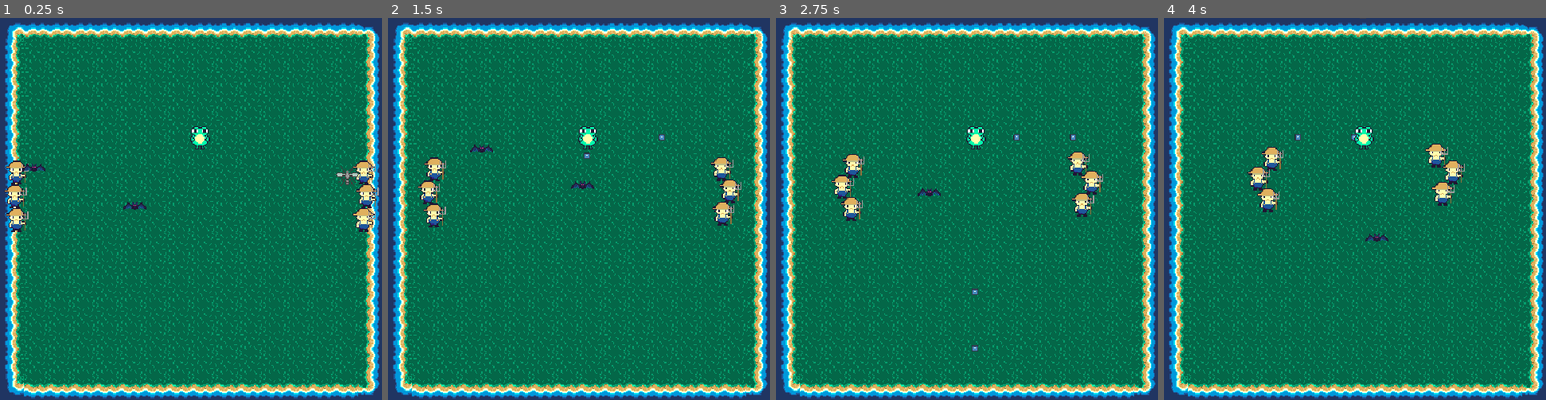
Above: before the commit, frames 1-4 (left to right).
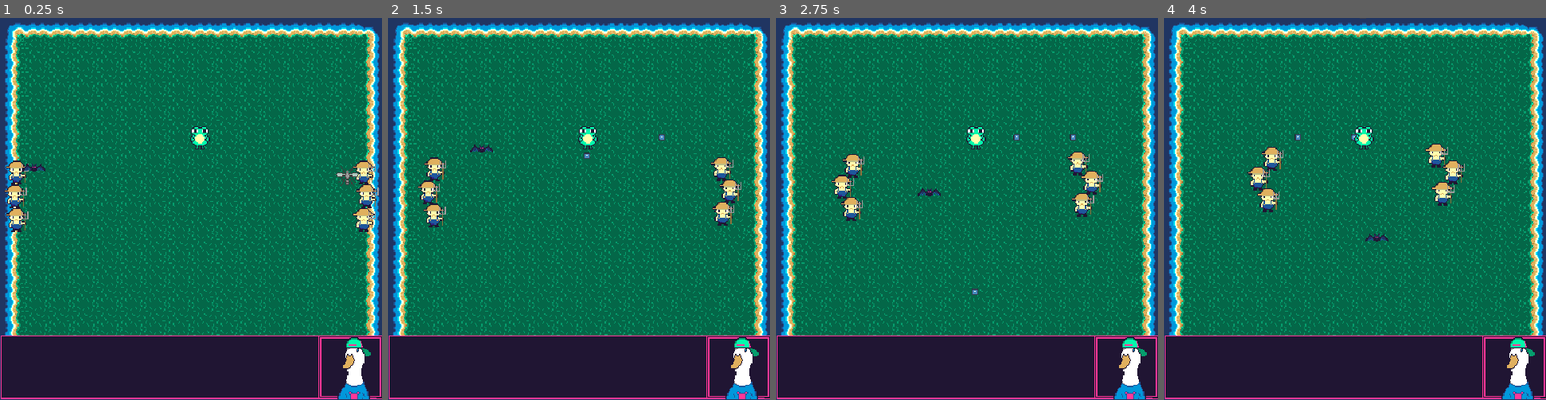
Above: after the commit, the same moments.

Repository: FelixJons/gdtv-jam-2023
Game: Godot game, scene res://game/game_world.tscn
Two runs of this game, one before a commit and one after it. Both use one fixed random seed, a clock stepped at 60 frames per second and the inputs below. The engine's default icon, where the game draws it, is replaced by a stand-in: a white triangle on a blue panel in a dark square.
Inputs:
- Up to frame 1 (0.25 s): no input
- Up to frame 2 (1.5 s): hold Right (fire_right) 0.53-1.28 s; tap Space (item) at 0.6, 1.35 s; hold Down (fire_down) from 1.28 s (still down)
- Up to frame 3 (2.75 s): release Down (fire_down) at 2.03 s; hold Right (fire_right) from 2.03 s (still down); tap Space (item) at 2.1 s
- Up to frame 4 (4 s): release Right (fire_right) at 2.78 s; hold Up (fire_up) 2.78-3.53 s; tap Space (item) at 2.85, 3.6 s; hold Left (fire_left) from 3.53 s (still down)

The runs differ from the first frame. In frame 1, 17% of the frame differs, in the area x 0-100%, y 48-100%; in frame 2, 17%; in frame 3, 17%; in frame 4, 17%.

Commit message:
Added in game dialogue .json

Diff:
--- a/arcade_hall/dialogue_manager.gd
+++ b/arcade_hall/dialogue_manager.gd
@@ -1,12 +1,15 @@
 extends Node
 
 var start_dialogue_file_path = "res://dialogue_data/start_dialogue.json"
+var in_game_dialogue_file_path = "res://dialogue_data/in_game_dialogue.json"
 var answer_dialogue_file_path = "res://dialogue_data/answers.json"
 var start_dialogue_dict: Dictionary
+var in_game_dialogue_dict: Dictionary
 var answer_dialogue_dict: Dictionary
 
 func _ready():
 	start_dialogue_dict = load_json_dialogue(start_dialogue_file_path)
+	in_game_dialogue_dict = load_json_dialogue(in_game_dialogue_file_path)
 	answer_dialogue_dict = load_json_dialogue(answer_dialogue_file_path)
 
 func load_json_dialogue(file_path) -> Dictionary:
--- a/arcade_hall/start_dialogue.gd
+++ b/arcade_hall/start_dialogue.gd
@@ -15,12 +15,14 @@
 var is_waiting_for_answer = false
 var current_fail_answer_response: String
 
+@export var is_in_game: bool
+
 # Called when the node enters the scene tree for the first time.
 func _ready():
 	fem_dialogue.visible = false
 	male_dialogue.visible = false
 
-	dialogue_dict = Dialogue.start_dialogue_dict
+	dialogue_dict = Dialogue.start_dialogue_dict if not is_in_game else Dialogue.in_game_dialogue_dict
 	answers_dict = Dialogue.answer_dialogue_dict
 	answer_box.answer_signal.connect(answer_recieved)
 	# First dialogue step
@@ -103,7 +105,7 @@
 	text_box.visible = true
 	display_full_answer(full_answer)
 
-	if id == current_right_answer_id:
+	if id == current_right_answer_id or current_right_answer_id == "all":
 		game_over_by_dialogue = false
 	else:
 		game_over_by_dialogue = true
--- /dev/null
+++ b/dialogue_data/in_game_dialogue.json
@@ -0,0 +1,14 @@
+{
+	"001": {
+		"char": "male_duck",
+		"text": "So this is the game!",
+		"type": "statement"
+	},
+    "002": {
+		"char": "male_duck",
+		"text": "Have you played it before?",
+		"type": "question",
+        "answers": ["001","002"],
+        "correct_answer": "all"
+	}
+}
--- a/dialogue_data/start_dialogue.json
+++ b/dialogue_data/start_dialogue.json
@@ -30,7 +30,4 @@
 	"006": {
 		"type": "breakpoint"
 	}
-
-
-
 }
--- a/game/game_world.tscn
+++ b/game/game_world.tscn
@@ -38,7 +38,7 @@
 bat_enemy_scene = ExtResource("13_gjcvg")
 
 [node name="DialogueBox" type="Sprite2D" parent="."]
-visible = false
+z_index = 100
 position = Vector2(193, 351)
 texture = ExtResource("7_afl4p")
 script = ExtResource("8_ts2je")
@@ -70,6 +70,3 @@
 offset_left = 1.0
 offset_right = 385.0
 offset_bottom = 384.0
-
-[node name="Bat" parent="." instance=ExtResource("13_gjcvg")]
-position = Vector2(124, 170)
